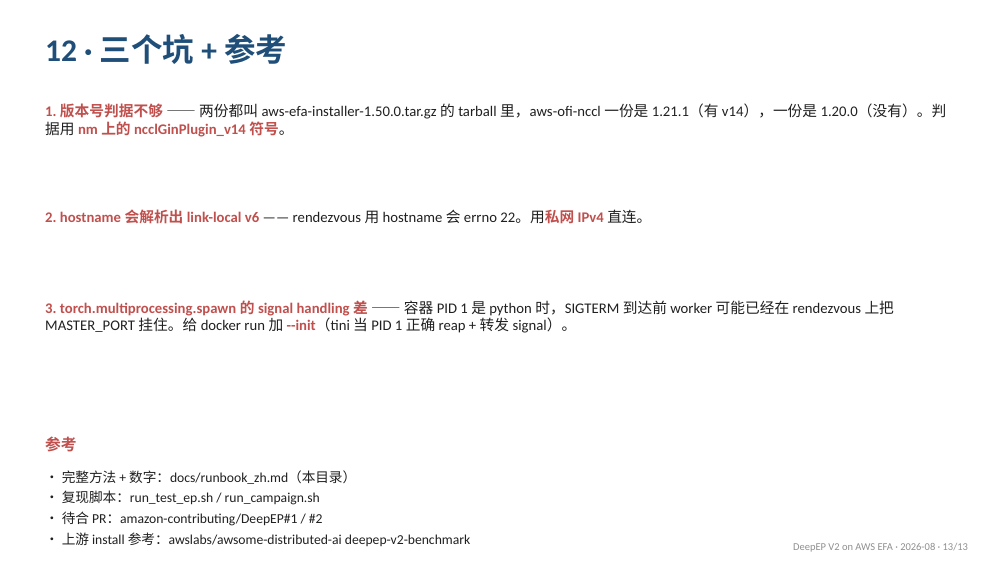
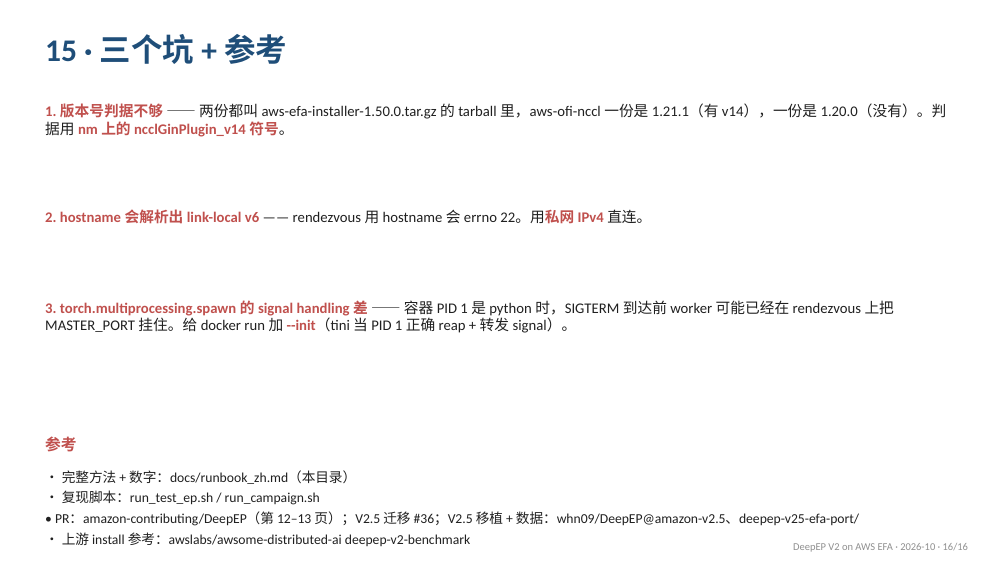
Before and after one commit to whn09/ep-benchmarks-efa, a slide deck: slide 16 of deepep-v2-efa-official/docs/DeepEPv2_on_EFA.pptx (slide 13 before the commit). Drawn at 1008x567 pixels with LibreOffice and Linux fonts; fonts in the diff are those of the drawing. Boxes give left, top, right and bottom in pixels: in the first picture for what was removed or moved away, otherwise in the second. Text is boxed around its words. In the diff, an @@ line names an element or a change of style, - is before the commit and + after.

```diff
--- a/deepep-v2-efa-official/docs/DeepEPv2_on_EFA.pptx
+++ b/deepep-v2-efa-official/docs/DeepEPv2_on_EFA.pptx
@@ text at box(45, 34, 287, 64): text changed @@
-12 · 三个坑 + 参考
+15 · 三个坑 + 参考
@@ text at box(55, 511, 859, 526): text changed @@
-• 待合 PR：amazon-contributing/DeepEP#1 / #2
+• PR：amazon-contributing/DeepEP（第 12–13 页）；V2.5 迁移 #36；V2.5 移植 + 数据：whn09/DeepEP@amazon-v2.5、deepep-v25-efa-port/
@@ text at box(793, 543, 968, 552): text changed @@
-DeepEP V2 on AWS EFA · 2026-08 · 13/13
+DeepEP V2 on AWS EFA · 2026-10 · 16/16
```
Also in this commit, not shown: 12 other slides changed, 3 slides added, 2 other files.
